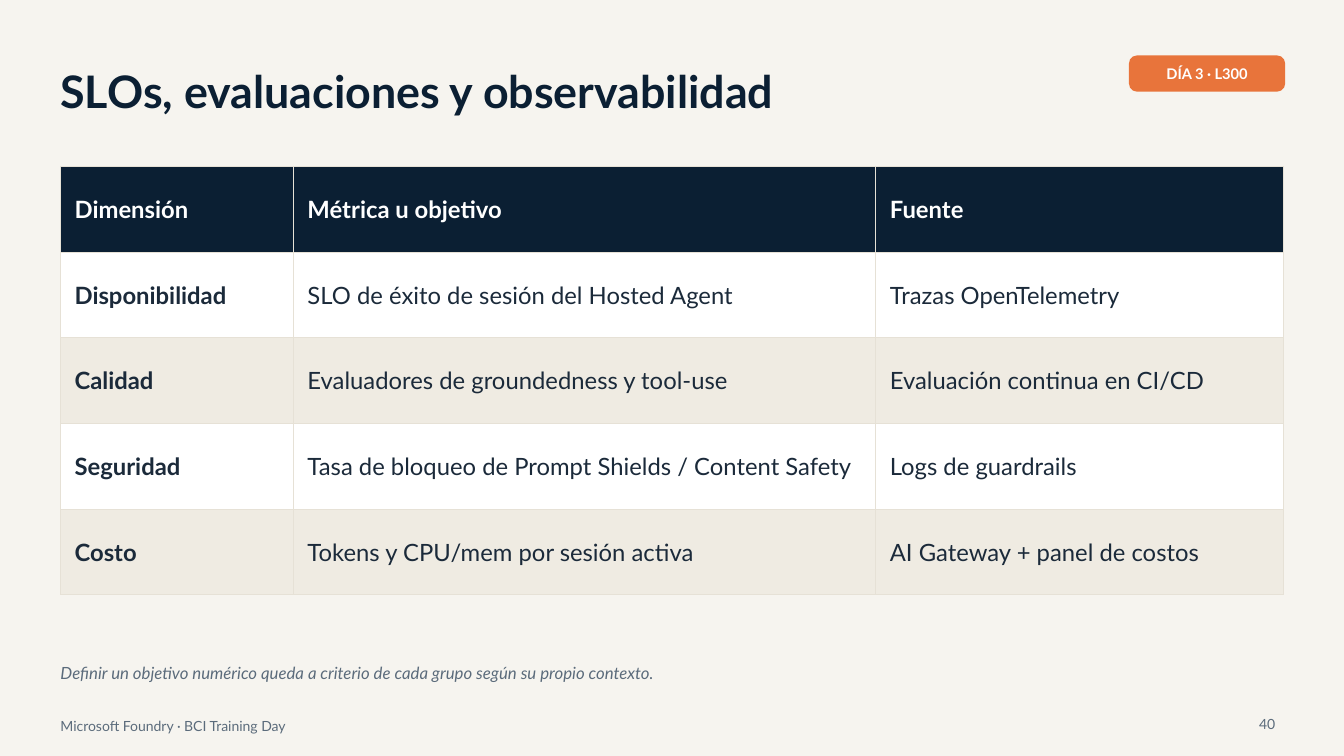
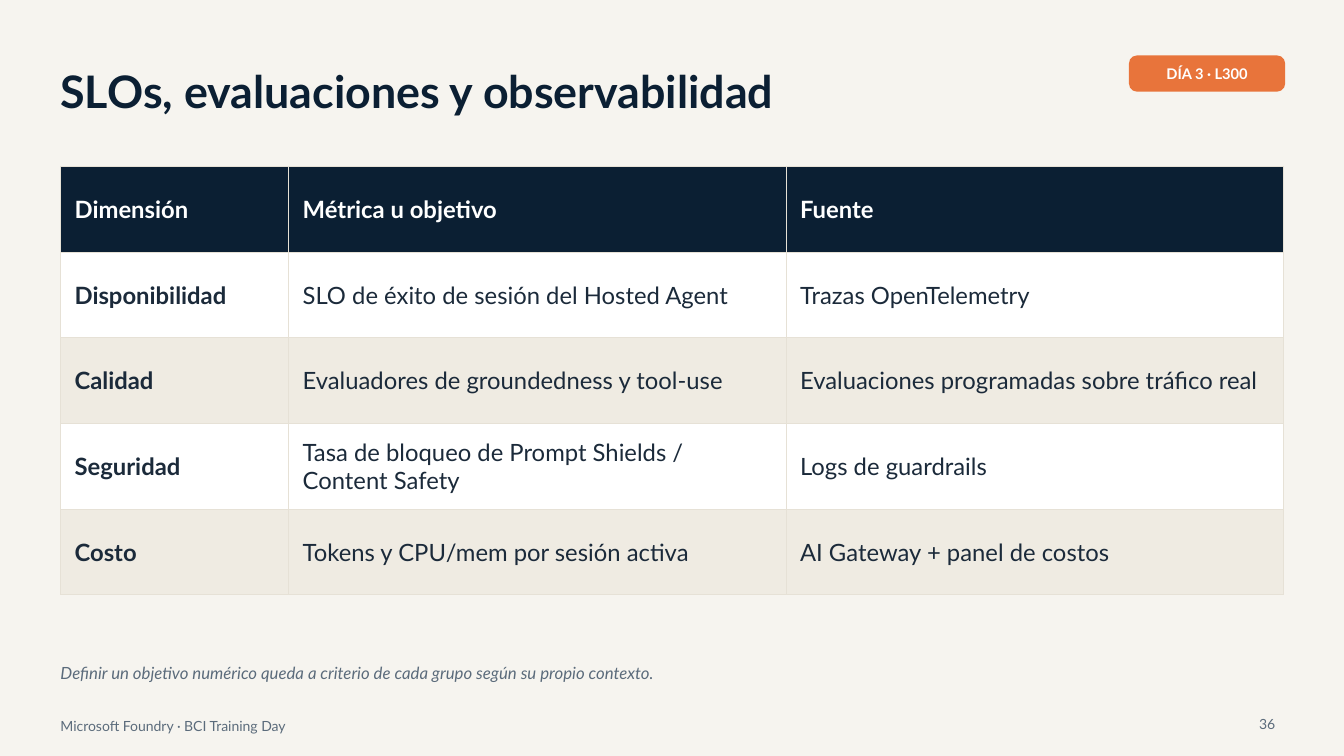
Before and after one commit to valegrajales/bci_workshop, a slide deck: slide 36 of presentaciones/BCI_Foundry_Dia3_L300_Produccion_Gobierno.pptx (slide 40 before the commit). Drawn at 1344x756 pixels with LibreOffice and Linux fonts; fonts in the diff are those of the drawing. Boxes give left, top, right and bottom in pixels: in the first picture for what was removed or moved away, otherwise in the second. Text is boxed around its words. In the diff, an @@ line names an element or a change of style, - is before the commit and + after.

```diff
--- a/presentaciones/BCI_Foundry_Dia3_L300_Produccion_Gobierno.pptx
+++ b/presentaciones/BCI_Foundry_Dia3_L300_Produccion_Gobierno.pptx
@@ table at (x1=60, y1=166, x2=1285, y2=569) @@
-row 3, column 3: Evaluación continua en CI/CD
+row 3, column 3: Evaluaciones programadas sobre tráfico real
@@ page number at (x1=1259, y1=719, x2=1275, y2=729): text changed @@
-40
+36
```
Also in this commit, not shown: 12 other slides changed, 4 slides added, 8 slides removed, 18 other files.
